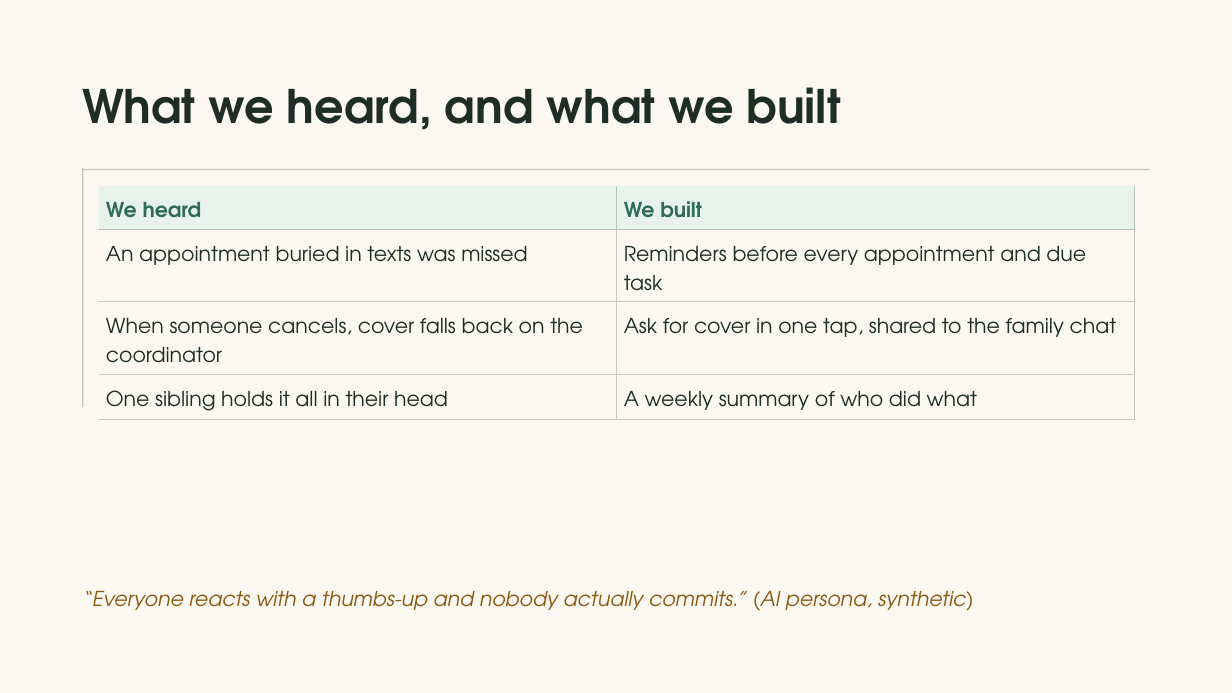
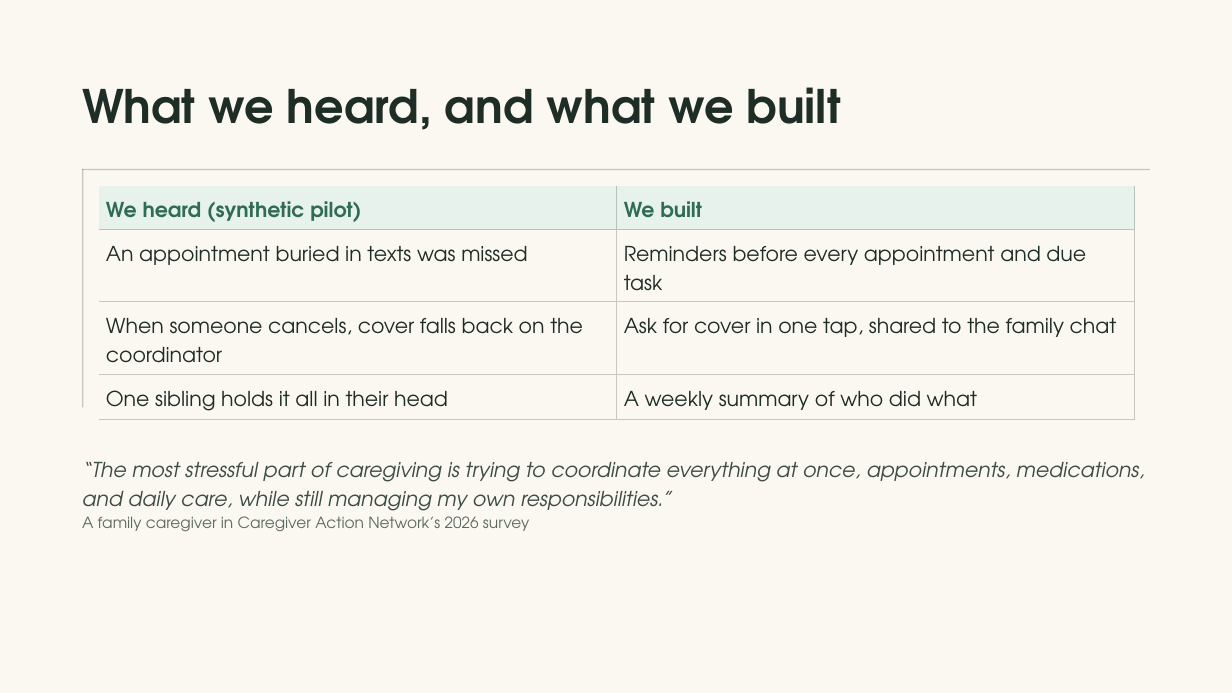
Before and after one commit to Team-Claudia/kindred, a slide deck: slide 4 of docs/pitch/Kindred Demo Day Pitch V3.pptx. Drawn at 1232x693 pixels with LibreOffice and Linux fonts; fonts in the diff are those of the drawing. Boxes give left, top, right and bottom in pixels: in the first picture for what was removed or moved away, otherwise in the second. Text is boxed around its words. In the diff, an @@ line names an element or a change of style, - is before the commit and + after.

```diff
--- a/docs/pitch/Kindred Demo Day Pitch V3.pptx
+++ b/docs/pitch/Kindred Demo Day Pitch V3.pptx
@@ table at (99, 186, 1134, 415) @@
-row 1, column 1: We heard
+row 1, column 1: We heard (synthetic pilot)
@@ text at (82, 462, 1144, 532): text changed; text colour #8A5A12 to #3D4D46 @@
-“Everyone reacts with a thumbs-up and nobody actually commits.” (AI persona, synthetic)
+“The most stressful part of caregiving is trying to coordinate everything at once, appointments, medications, and daily care, while still managing my own responsibilities.”
+A family caregiver in Caregiver Action Network’s 2026 survey
```
Also in this commit, not shown: 2 other slides changed, 1 slide added, 1 slide removed, 4 other files.
